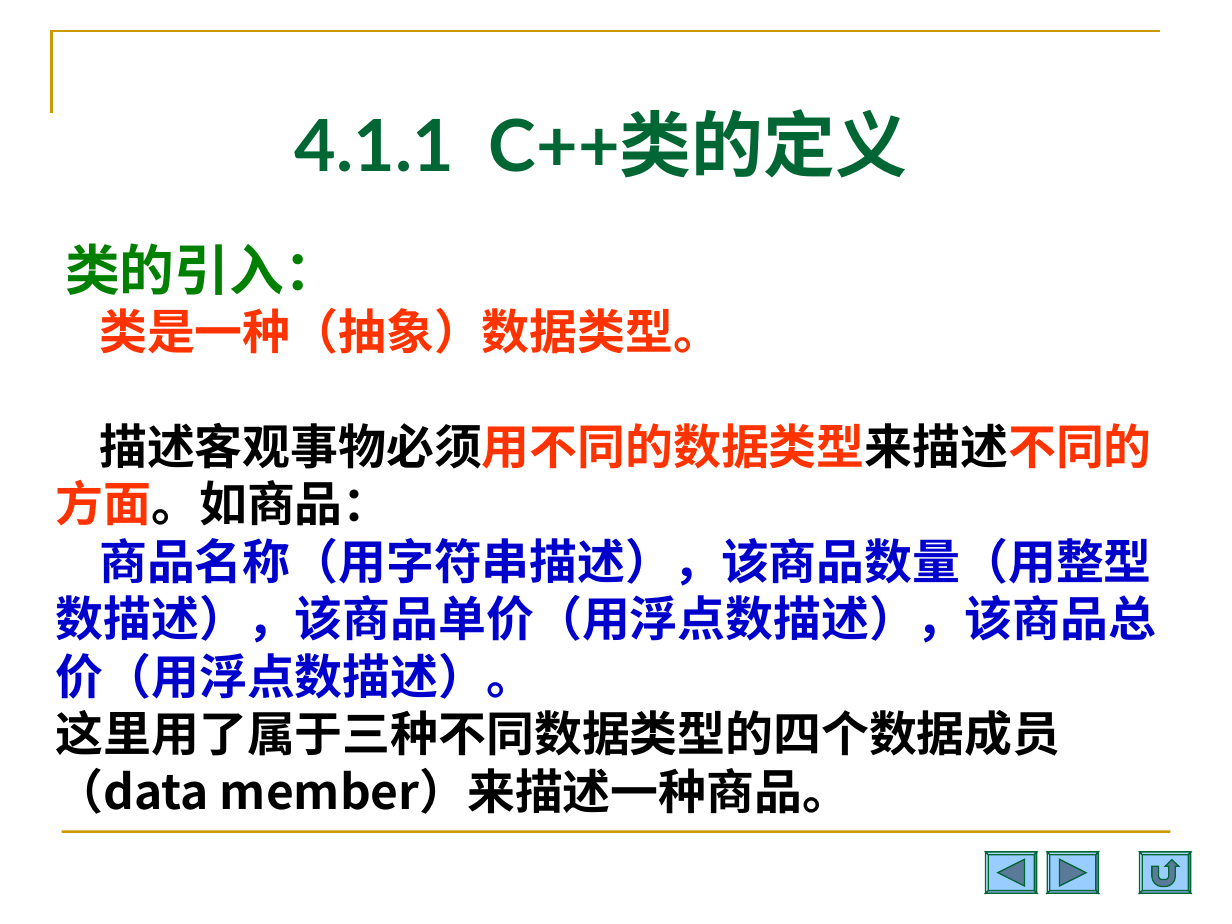
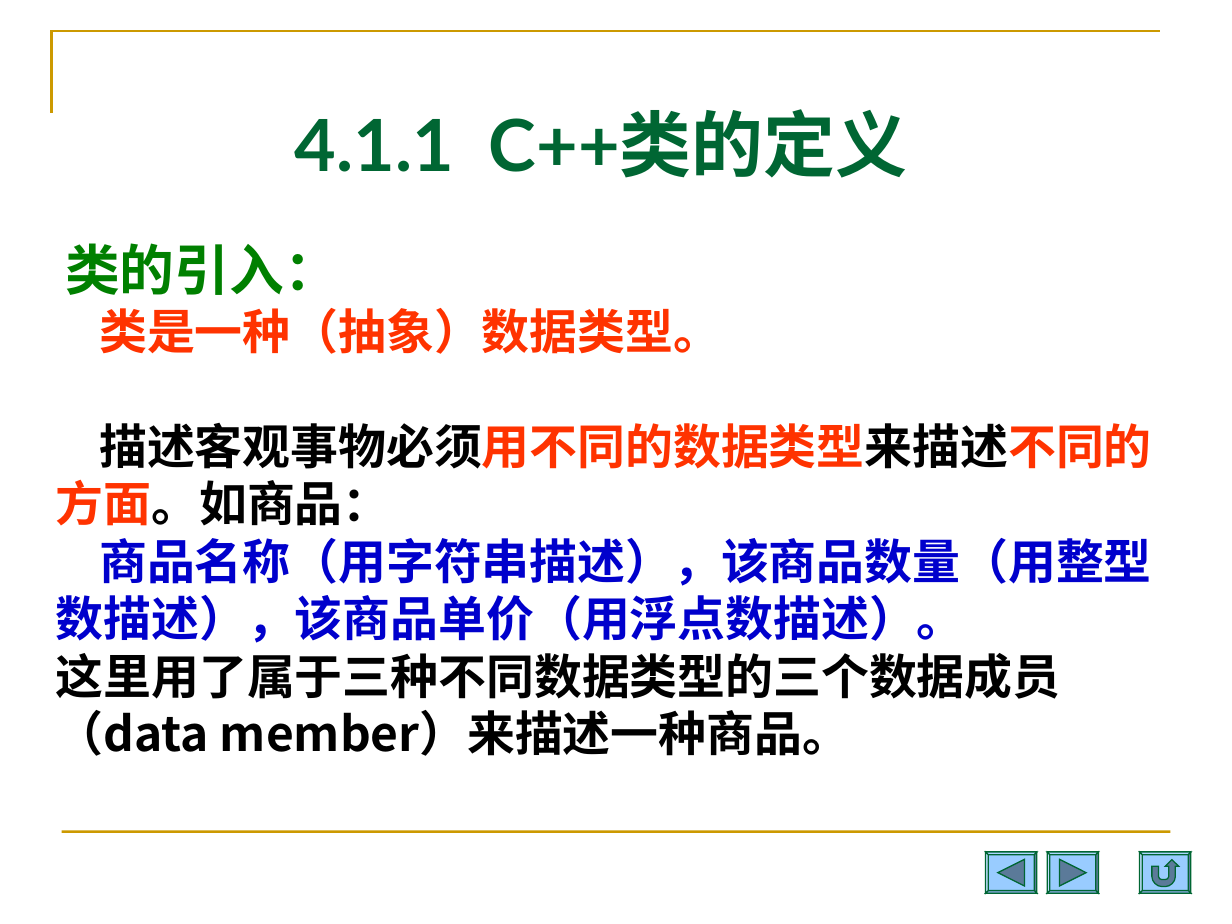
Before and after one commit to Changhe160/Changhe160.github.io, a slide deck: slide 6 of teachingRes/Cplusplus/unit04类与对象.ppt (slide 4 before the commit). Drawn at 1232x924 pixels with LibreOffice and Linux fonts; fonts in the diff are those of the drawing. Boxes give left, top, right and bottom in pixels: in the first picture for what was removed or moved away, otherwise in the second. Text is boxed around its words. In the diff, an @@ line names an element or a change of style, - is before the commit and + after.

```diff
--- a/teachingRes/Cplusplus/unit04类与对象.ppt
+++ b/teachingRes/Cplusplus/unit04类与对象.ppt
@@ text at (56,538,1152,756): text changed @@
-商品名称（用字符串描述），该商品数量（用整型数描述），该商品单价（用浮点数描述），该商品总价（用浮点数描述）。
-这里用了属于三种不同数据类型的四个数据成员（data member）来描述一种商品。
+商品名称（用字符串描述），该商品数量（用整型数描述），该商品单价（用浮点数描述）。
+这里用了属于三种不同数据类型的三个数据成员（data member）来描述一种商品。
```
Also in this commit, not shown: 16 other slides changed, 5 slides added, 2 slides removed, 2 other files.
